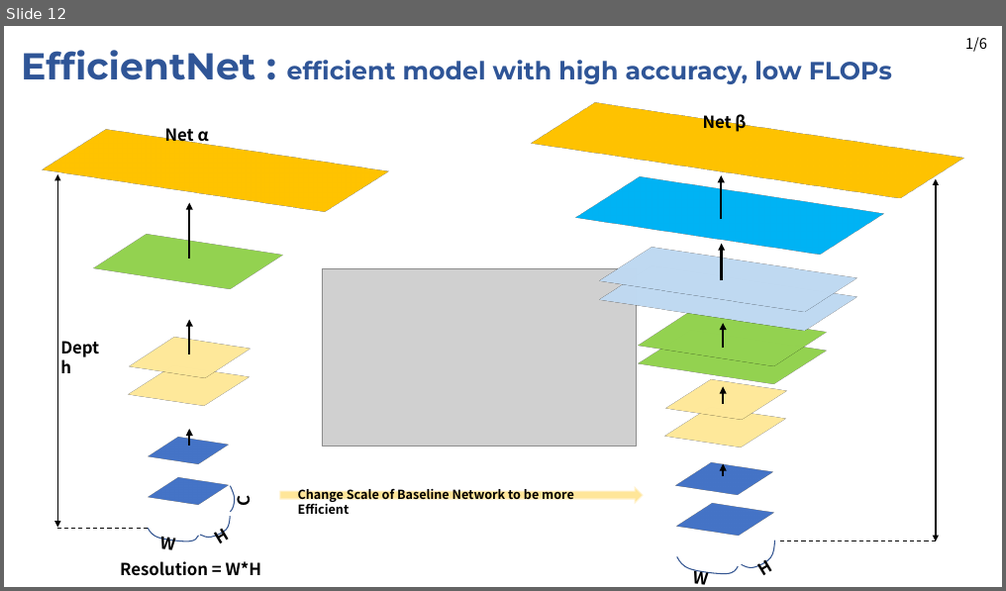
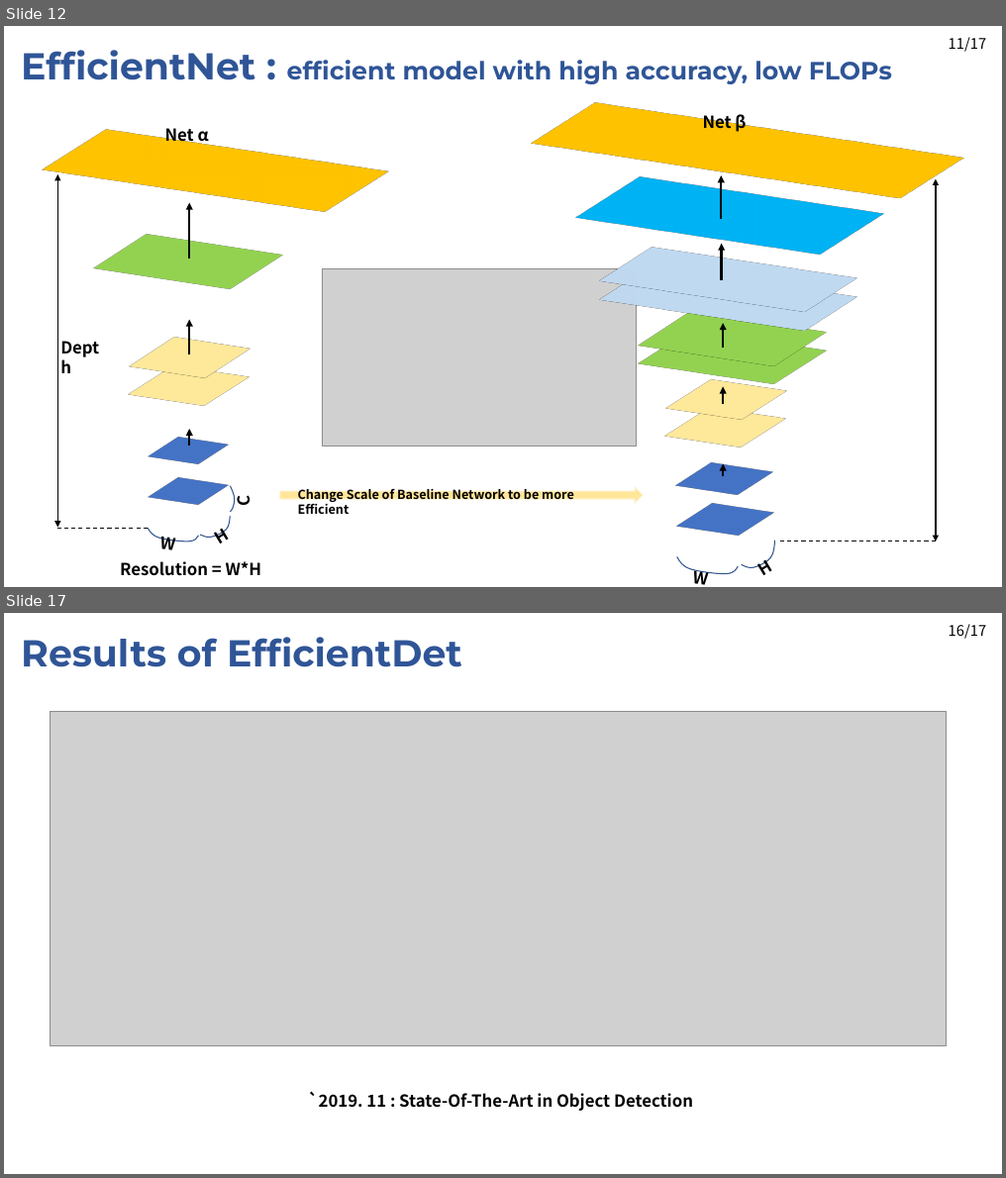
Before and after one commit to JaeHyung-Jung/Seminar_Deeplearning, a slide deck: 2nd_week/Seminar_2nd_week_1Stage.pptx. Shown one above the other, each under a label of ours: slide 12 before the commit, slides 12 and 17 after it; the slides between them are not shown. The pictures are 1006x591 and 1006x1178 pixels, drawn with LibreOffice and Linux fonts; fonts in the diff are those of the drawing; grey boxes stand for pictures. Boxes give left, top, right and bottom in pixels: in the first picture for what was removed or moved away, otherwise in the second. Text is boxed around its words. In the diff, an @@ line names an element or a change of style, - is before the commit and + after.

```diff
--- a/2nd_week/Seminar_2nd_week_1Stage.pptx
+++ b/2nd_week/Seminar_2nd_week_1Stage.pptx
@@ slide 17 added at bbox=[4, 613, 1002, 1174], background #FFFFFF @@
@@ text added at bbox=[21, 637, 462, 667], 36 pt, text #2F5597, bold @@
+Results of EfficientDet
@@ text added at bbox=[948, 624, 986, 639], 14 pt, text #000000 @@
+16/17
@@ picture added at bbox=[51, 711, 946, 1047] @@
@@ text added at bbox=[308, 1091, 693, 1111], 16 pt, text #000000, bold @@
+`2019. 11 : State-Of-The-Art in Object Detection
@@ slide 12 changed as well @@
@@ text added at bbox=[948, 37, 986, 52], 14 pt, text #000000 @@
+11/17
@@ text removed at bbox=[965, 37, 987, 52] @@
-1/6
```
Also in this commit, not shown: 12 other slides changed, 4 other slides added, 2 slides removed.
